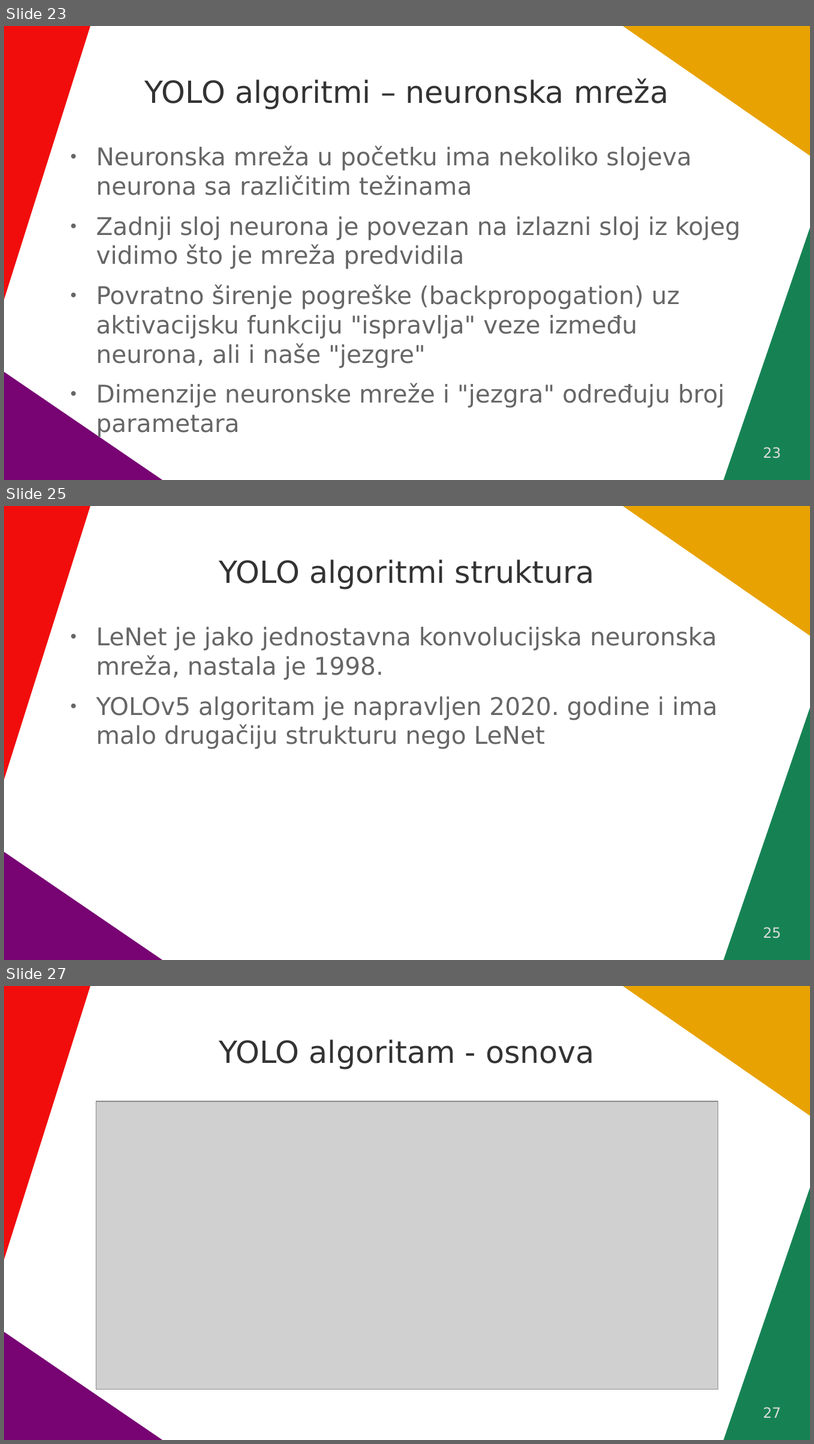
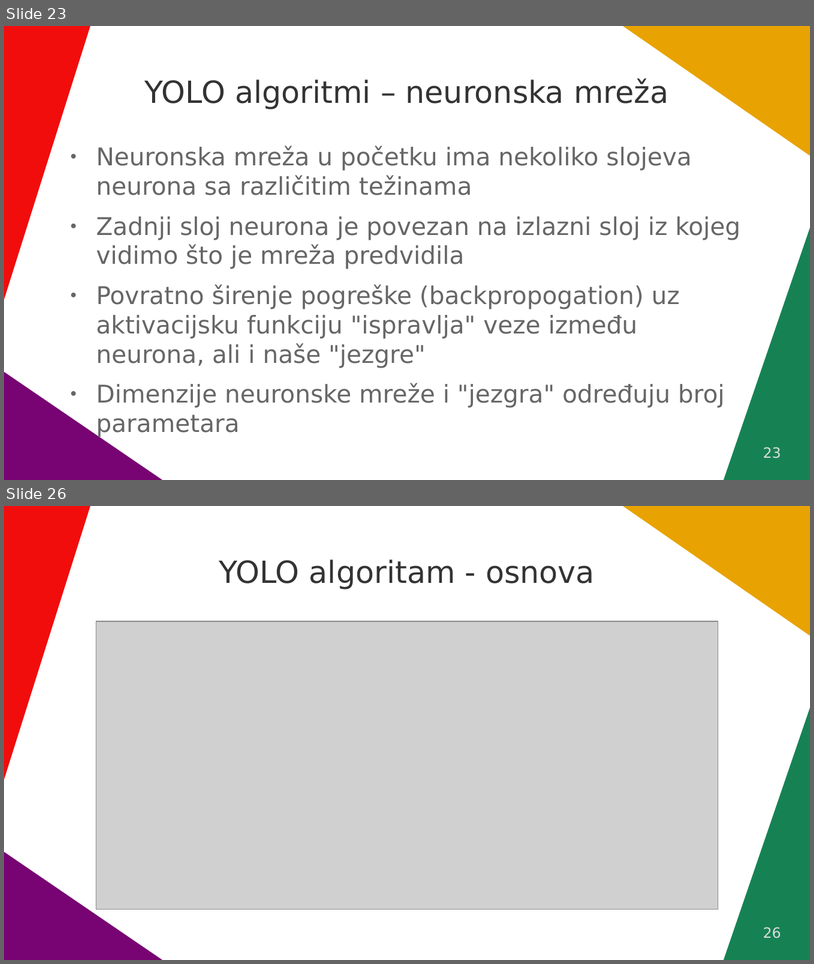
Before and after one commit to VidJoha/Seminar---CNN-i-YOLO-algoritmi, a slide deck: Konvolucijske neuralne mreže.odp. Shown one above the other, each under a label of ours: slides 23, 25 and 27 before the commit, slides 23 and 26 after it; the slides between them are not shown. The pictures are 814x1444 and 814x964 pixels, drawn with LibreOffice and Linux fonts; fonts in the diff are those of the drawing; grey boxes stand for pictures. Boxes give left, top, right and bottom in pixels: in the first picture for what was removed or moved away, otherwise in the second. Text is boxed around its words. In the diff, an @@ line names an element or a change of style, - is before the commit and + after.

```diff
--- a/Konvolucijske neuralne mreže.odp
+++ b/Konvolucijske neuralne mreže.odp
@@ slide 25 removed at (4, 506, 810, 960), background #FFFFFF; not listed: 4 template elements that a slide beside it also shows @@
@@ title removed at (219, 559, 595, 589) @@
-YOLO algoritmi struktura
@@ text removed at (96, 627, 718, 749) @@
-● LeNet je jako jednostavna konvolucijska neuronska mreža, nastala je 1998.
-● YOLOv5 algoritam je napravljen 2020. godine i ima malo drugačiju strukturu nego LeNet
@@ page number removed at (764, 927, 782, 938) @@
-25
@@ what was slide 27 is now slide 26 @@
@@ page number at (764, 927, 782, 938): text changed @@
-27
+26
```
Also in this commit, not shown: 6 slides changed, 1 other file.
